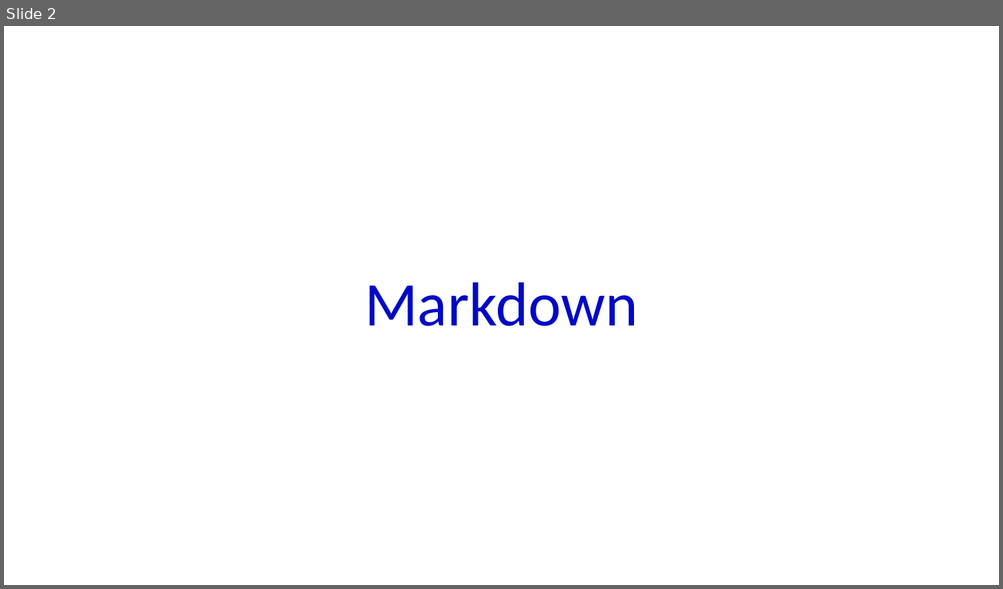
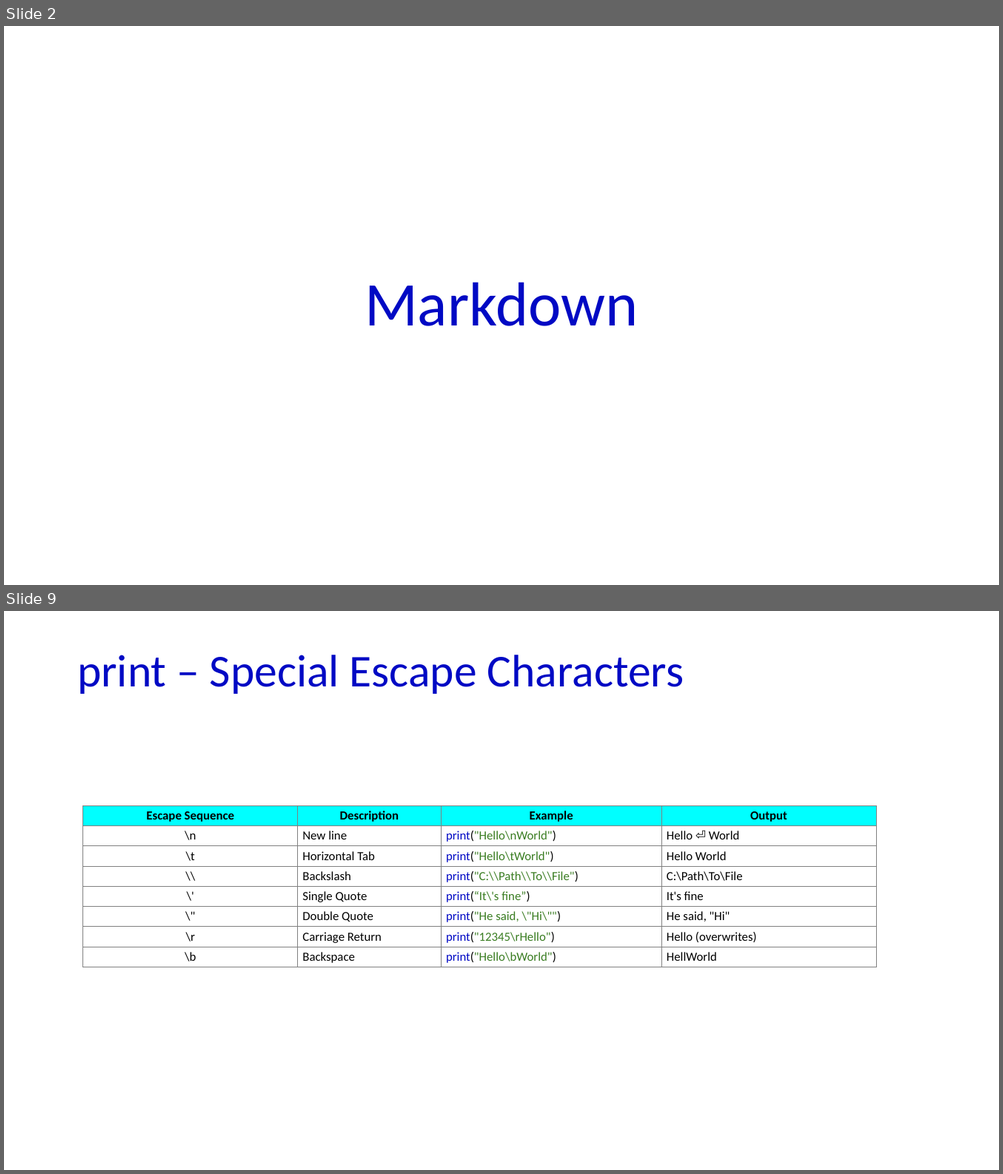
Before and after one commit to marslearnings/Machine-Learning-With-Python, a slide deck: ppt/Python.pptx. Shown one above the other, each under a label of ours: slide 2 before the commit, slides 2 and 9 after it; the slides between them are not shown. The pictures are 1003x589 and 1003x1174 pixels, drawn with LibreOffice and Linux fonts; fonts in the diff are those of the drawing. Boxes give left, top, right and bottom in pixels: in the first picture for what was removed or moved away, otherwise in the second. Text is boxed around its words. In the diff, an @@ line names an element or a change of style, - is before the commit and + after.

Commit message:
added new concept print statements

```diff
--- a/ppt/Python.pptx
+++ b/ppt/Python.pptx
@@ slide 9 added at <box>4,611,999,1170</box>, background #FFFFFF @@
@@ title added at <box>77,655,683,694</box>, 66 pt, text #0009C4 @@
+print – Special Escape Characters
@@ table added at <box>83,806,875,1025</box>, 8 rows, 4 columns @@
+Escape Sequence | Description | Example | Output
+\n | New line | print("Hello\nWorld") | Hello ⏎ World
+\t | Horizontal Tab | print("Hello\tWorld") | Hello World
+\\ | Backslash | print("C:\\Path\\To\\File") | C:\Path\To\File
+\' | Single Quote | print(“It\'s fine”) | It's fine
+\" | Double Quote | print("He said, \"Hi\"") | He said, "Hi"
+\r | Carriage Return | print("12345\rHello") | Hello (overwrites)
+\b | Backspace | print("Hello\bWorld") | HellWorld
```
Also in this commit, not shown: 10 other slides added, 4 other files.
